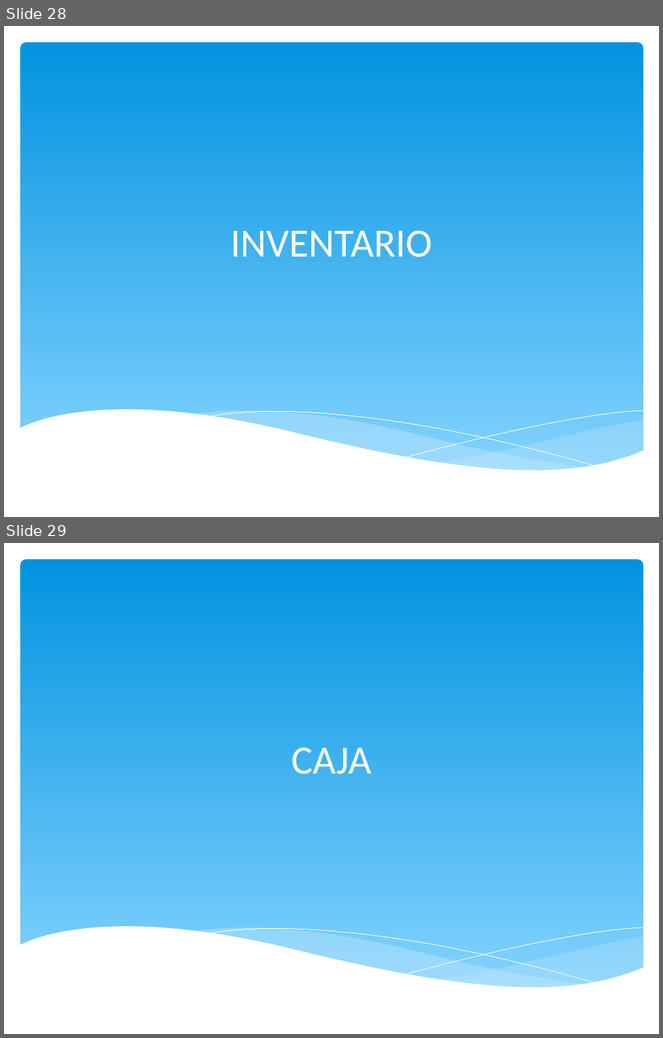
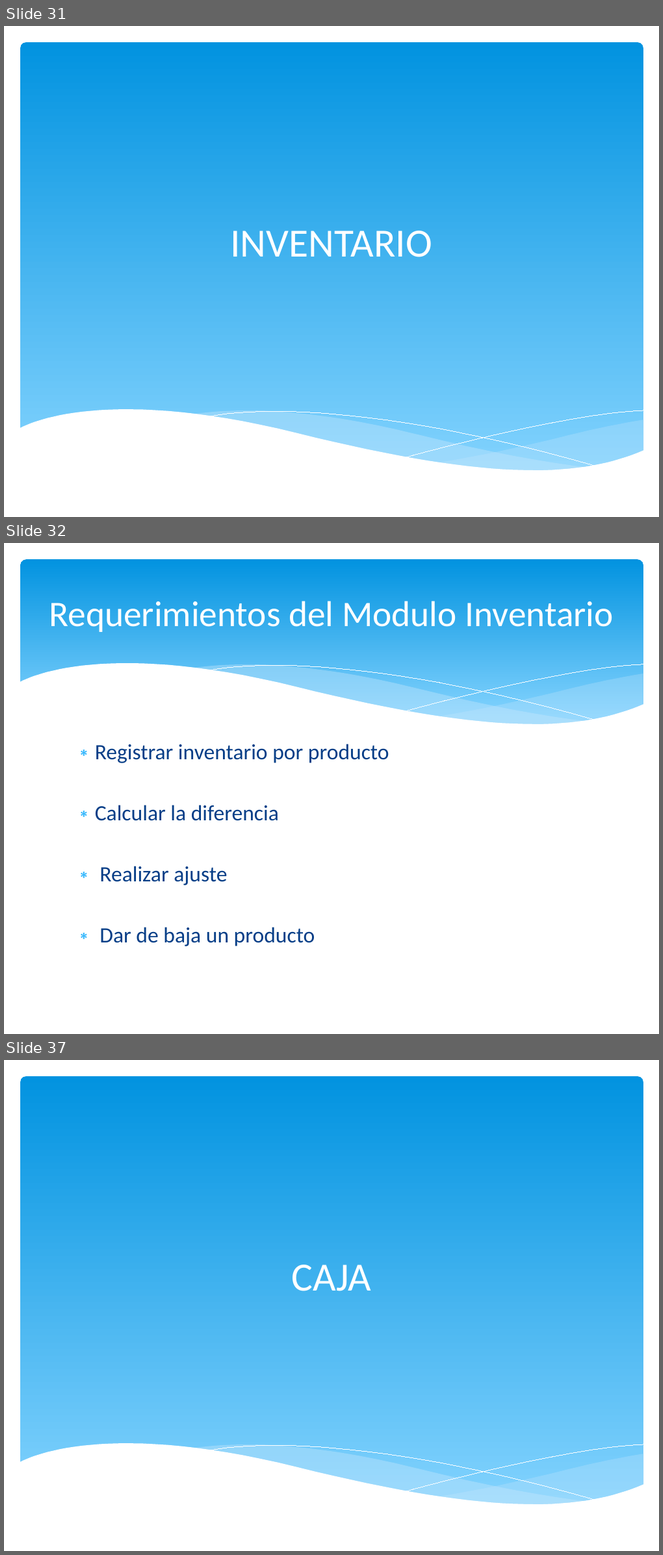
Before and after one commit to igodeveloper/infocomedor, a slide deck: presentacion/INFOCOMEDOR - PPT.pptx. Shown one above the other, each under a label of ours: slides 28 and 29 before the commit, slides 31, 32 and 37 after it; the slides between them are not shown. The pictures are 663x1038 and 663x1555 pixels, drawn with LibreOffice and Linux fonts; fonts in the diff are those of the drawing. Boxes give left, top, right and bottom in pixels: in the first picture for what was removed or moved away, otherwise in the second. Text is boxed around its words. In the diff, an @@ line names an element or a change of style, - is before the commit and + after.

```diff
--- a/presentacion/INFOCOMEDOR - PPT.pptx
+++ b/presentacion/INFOCOMEDOR - PPT.pptx
@@ slide 32 added at [4,543,659,1034], background #FFFFFF @@
@@ rounded rectangle added at [20,559,644,736], fill gradient #0293E0 to #83D3FE @@
@@ title added at [49,601,613,632], 39.6 pt, text #FFFFFF @@
+Requerimientos del Modulo Inventario
@@ group added at [19,663,644,759]: 5 freeform shapes @@
@@ text added at [95,744,389,947], 24 pt, text #073E87 @@
+∗ Registrar inventario por producto
+∗ Calcular la diferencia
+∗ Realizar ajuste
+∗ Dar de baja un producto
@@ what was slide 28 is now slide 31 @@
@@ what was slide 29 is now slide 37 @@
```
Also in this commit, not shown: 9 other slides added, 2 slides removed.
